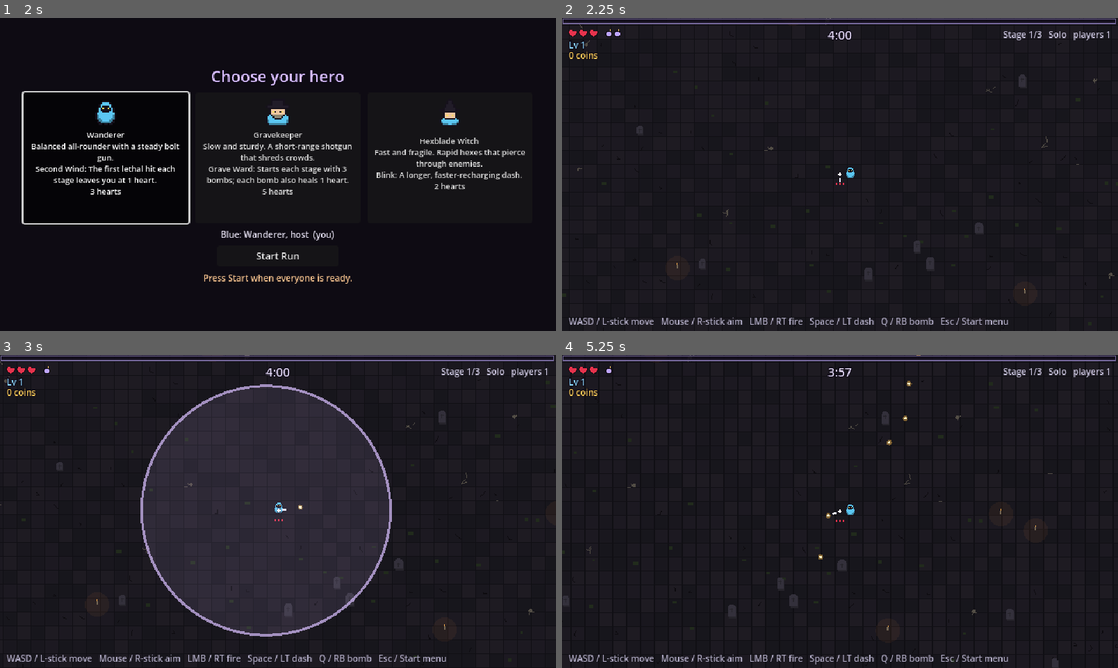
Above: before the commit, frames 1-4 (two rows, left to right).
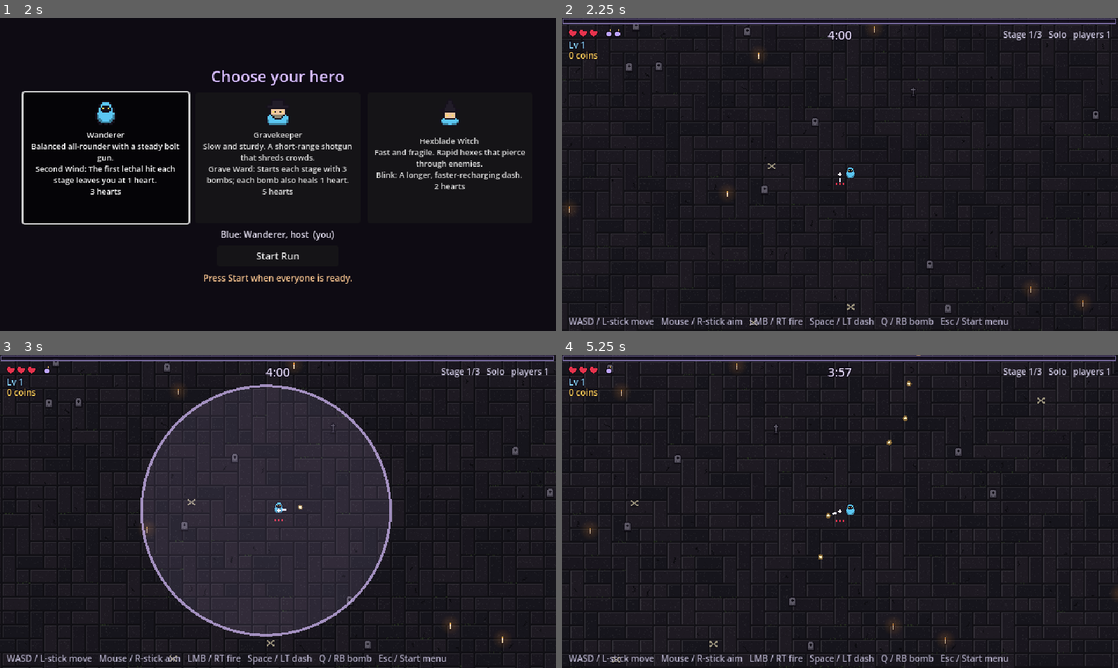
Above: after the commit, the same moments.

Repository: Tristan2828/GameTest
Game: Godot game, scene res://src/main/main.tscn
The game is run twice, just before and just after one commit, with the same random seed, the same clock (stepped at 60 frames per second) and the same inputs.
Inputs (mouse positions are in pixels of both pictures, inside the frame that each line leads up to):
- Up to frame 1 (2 s): click (278, 174) at 0.52 s; type "12" at 0.6 s; click "Play Solo" at 1.25 s
- Up to frame 2 (2.25 s): click "Start Run" at 2 s
- Up to frame 3 (3 s): tap Enter (ui_accept) at 2.75 s; move the mouse to (400, 495) at 2.77 s; hold D (move_right) from 2.78 s (still down); tap Q (bomb) at 2.85 s; click (400, 495) at 2.92 s
- Up to frame 4 (5.25 s): tap Enter (ui_accept) at 3.02 s; release D (move_right) at 3.5 s; drag from (728, 527) to (812, 574) at 3.52 s; move the mouse to (895, 442) at 4.27 s; press the mouse at (895, 442) at 4.28 s; hold D (move_right) 4.28-5 s; release the mouse at (895, 442) at 5 s; drag from (812, 574) to (673, 464) at 5.02 s

Frame 1 is identical in both runs. In frame 2, 7.6% of the frame differs, in the area x 0-100%, y 0-100%; in frame 3, 7.7%; in frame 4, 11%.

Commit message:
Pixel-art floors baked per stage
- FloorBaker paints each stage's floor into one image at stage start
  (~70 ms), drawn as a single texture; seeded, so identical on every peer
- Crypt: beveled stone slabs of mixed sizes, speckles, cracks, moss
- Marsh: murky mud from pixelated noise (hue-preserving shades),
  puddles with highlights, cobbles, moss tufts
- Cathedral: checkered marble with glowing ember cracks and a red carpet
  cross with gold edges and a diamond pattern
- Props are PixelArt sprites stamped with shadows and dimmed so they
  never compete with bullets/pickups: graves, crosses, bones, skull piles,
  candles and candelabras (with warm light), reeds, stumps, pews, pillars,
  rubble; brick walls with a lit edge
- Floor baker tests (168)

Co-Authored-By: Claude Opus 5.5 <noreply@anthropic.com>
Claude-Session: https://claude.ai/code/session_018FQUPVBgHcvQaDcZ2WmqYd

Diff:
--- a/src/arena/arena_floor.gd
+++ b/src/arena/arena_floor.gd
@@ -1,166 +1,23 @@
 class_name ArenaFloor
 extends Node2D
-## The arena's ground: dark stone tiles with seeded variation, cracks, moss, and
-## decorative graves, bones and candles. Purely visual (no collision).
-##
-## Drawn once and cached by Godot until queue_redraw(), so it costs nothing per
-## frame. A fixed seed means every player sees the same arena.
-
-const TILE: int = 16
-const GRAVE_COLOR: Color = Color(0.2, 0.19, 0.23)
-const GRAVE_SHADE_COLOR: Color = Color(0.15, 0.14, 0.17)
-const BONE_COLOR: Color = Color(0.32, 0.3, 0.27)
-const CANDLE_COLOR: Color = Color(0.45, 0.4, 0.33)
-const FLAME_COLOR: Color = Color(1.0, 0.7, 0.3)
-const GLOW_COLOR: Color = Color(1.0, 0.6, 0.25, 0.06)
-const PUDDLE_COLOR: Color = Color(0.05, 0.09, 0.08)
-const PUDDLE_SHINE_COLOR: Color = Color(0.2, 0.3, 0.28)
-const REED_COLOR: Color = Color(0.25, 0.3, 0.15)
-const PEW_COLOR: Color = Color(0.2, 0.11, 0.07)
-const PEW_TOP_COLOR: Color = Color(0.28, 0.16, 0.1)
-const PILLAR_COLOR: Color = Color(0.3, 0.24, 0.22)
-const PILLAR_SHADE_COLOR: Color = Color(0.18, 0.13, 0.12)
-const EMBER_COLOR: Color = Color(1.0, 0.55, 0.2)
-const EMBER_GLOW_COLOR: Color = Color(1.0, 0.35, 0.1, 0.07)
+## The arena's ground. FloorBaker paints each stage's floor (ground, props,
+## walls, candle light) into one image when the stage starts; this node just
+## draws that texture. A fixed seed per stage means every player sees the same
+## floor. Purely visual (no collision).
 
 @export var bounds: Rect2 = Rect2(0, 0, 1600, 1000)
 @export var seed_value: int = 1337
-@export var grave_count: int = 45
-@export var bone_count: int = 70
-@export var candle_count: int = 18
-## Keep decorations out of the middle so the spawn area stays clean.
-@export var clear_radius: float = 90.0
 
-var _stage: StageDef = null
+var _texture: ImageTexture = null
 
 
-## Repaint the floor for a stage (each stage has its own palette and props).
+## Repaint the floor for a stage.
 func apply_stage(stage: StageDef) -> void:
-	_stage = stage
+	var stage_seed := seed_value + maxi(Stages.ALL.find(stage), 0) * 7919
+	_texture = ImageTexture.create_from_image(FloorBaker.bake(stage, Vector2i(bounds.size), stage_seed))
 	queue_redraw()
 
 
 func _draw() -> void:
-	if _stage == null:
-		_stage = Stages.get_stage(1)
-	var rng := RandomNumberGenerator.new()
-	rng.seed = seed_value
-	_draw_tiles(rng)
-	match _stage.prop_style:
-		StageDef.PropStyle.MARSH:
-			for i: int in grave_count:
-				_draw_puddle(_prop_spot(rng), rng)
-			for i: int in bone_count:
-				_draw_reeds(_prop_spot(rng), rng)
-			for i: int in bone_count / 2:
-				_draw_bones(_prop_spot(rng), rng)
-		StageDef.PropStyle.CATHEDRAL:
-			for i: int in grave_count / 2:
-				_draw_pew(_prop_spot(rng), rng)
-			for i: int in grave_count / 3:
-				_draw_pillar_stump(_prop_spot(rng))
-			for i: int in bone_count:
-				_draw_ember(_prop_spot(rng))
-			for i: int in candle_count:
-				_draw_candle(_prop_spot(rng))
-		_:
-			for i: int in bone_count:
-				_draw_bones(_prop_spot(rng), rng)
-			for i: int in grave_count:
-				_draw_grave(_prop_spot(rng), rng)
-			for i: int in candle_count:
-				_draw_candle(_prop_spot(rng))
-	_draw_walls()
-
-
-func _draw_tiles(rng: RandomNumberGenerator) -> void:
-	draw_rect(bounds, _stage.grout_color)
-	for x: int in range(int(bounds.position.x), int(bounds.end.x), TILE):
-		for y: int in range(int(bounds.position.y), int(bounds.end.y), TILE):
-			var color: Color = _stage.stone_colors[rng.randi() % _stage.stone_colors.size()]
-			draw_rect(Rect2(x + 1, y + 1, TILE - 1, TILE - 1), color)
-			var roll := rng.randf()
-			if roll < 0.06:
-				# A crack: two short connected lines.
-				var a := Vector2(x + rng.randi_range(3, 12), y + rng.randi_range(3, 12))
-				var b := a + Vector2(rng.randi_range(-4, 4), rng.randi_range(2, 5))
-				var c := b + Vector2(rng.randi_range(-4, 4), rng.randi_range(-2, 3))
-				draw_line(a, b, _stage.crack_color)
-				draw_line(b, c, _stage.crack_color)
-			elif roll < 0.09:
-				draw_rect(Rect2(x + rng.randi_range(1, 9), y + rng.randi_range(1, 9), rng.randi_range(3, 6), rng.randi_range(2, 4)), _stage.moss_color)
-
-
-func _prop_spot(rng: RandomNumberGenerator) -> Vector2:
-	var inner := bounds.grow(-24.0)
-	for attempt: int in 10:
-		var spot := Vector2(rng.randf_range(inner.position.x, inner.end.x), rng.randf_range(inner.position.y, inner.end.y)).round()
-		if spot.distance_to(bounds.get_center()) > clear_radius:
-			return spot
-	return inner.position
-
-
-func _draw_grave(at: Vector2, rng: RandomNumberGenerator) -> void:
-	var width := rng.randi_range(7, 10)
-	var height := rng.randi_range(9, 13)
-	var top := at - Vector2(width / 2.0, height)
-	draw_rect(Rect2(top + Vector2(1, 2), Vector2(width, height)), GRAVE_SHADE_COLOR)
-	draw_rect(Rect2(top + Vector2(0, 2), Vector2(width, height - 2)), GRAVE_COLOR)
-	draw_circle(top + Vector2(width / 2.0, 3), width / 2.0, GRAVE_COLOR)
-	if rng.randf() < 0.5:
-		draw_rect(Rect2(top + Vector2(width / 2.0 - 0.5, 3), Vector2(1, 5)), GRAVE_SHADE_COLOR)
-		draw_rect(Rect2(top + Vector2(width / 2.0 - 2, 4), Vector2(4, 1)), GRAVE_SHADE_COLOR)
-
-
-func _draw_bones(at: Vector2, rng: RandomNumberGenerator) -> void:
-	for i: int in rng.randi_range(1, 3):
-		var direction := Vector2.from_angle(rng.randf() * TAU)
-		var start := at + Vector2(rng.randi_range(-3, 3), rng.randi_range(-3, 3))
-		draw_line(start, start + direction * rng.randi_range(4, 7), BONE_COLOR)
-	if rng.randf() < 0.25:
-		draw_circle(at + Vector2(3, -2), 2.0, BONE_COLOR)
-
-
-func _draw_candle(at: Vector2) -> void:
-	draw_circle(at, 14.0, GLOW_COLOR)
-	draw_rect(Rect2(at + Vector2(-1, -4), Vector2(2, 4)), CANDLE_COLOR)
-	draw_rect(Rect2(at + Vector2(-0.5, -6), Vector2(1, 2)), FLAME_COLOR)
-
-
-func _draw_puddle(at: Vector2, rng: RandomNumberGenerator) -> void:
-	var size := Vector2(rng.randi_range(10, 22), rng.randi_range(5, 10))
-	draw_rect(Rect2(at - size / 2.0, size), PUDDLE_COLOR)
-	draw_rect(Rect2(at - size / 2.0 + Vector2(2, 1), Vector2(size.x * 0.4, 1)), PUDDLE_SHINE_COLOR)
-
-
-func _draw_reeds(at: Vector2, rng: RandomNumberGenerator) -> void:
-	for i: int in rng.randi_range(2, 4):
-		var base := at + Vector2(i * 2 - 3, 0)
-		draw_line(base, base + Vector2(rng.randi_range(-2, 2), -rng.randi_range(5, 9)), REED_COLOR)
-
-
-func _draw_pew(at: Vector2, rng: RandomNumberGenerator) -> void:
-	var width := rng.randi_range(18, 30)
-	draw_rect(Rect2(at + Vector2(-width / 2.0, -3), Vector2(width, 5)), PEW_COLOR)
-	draw_rect(Rect2(at + Vector2(-width / 2.0, -5), Vector2(width, 2)), PEW_TOP_COLOR)
-
-
-func _draw_pillar_stump(at: Vector2) -> void:
-	draw_circle(at + Vector2(1, 1), 7.0, PILLAR_SHADE_COLOR)
-	draw_circle(at, 7.0, PILLAR_COLOR)
-	draw_circle(at, 4.0, PILLAR_SHADE_COLOR)
-
-
-func _draw_ember(at: Vector2) -> void:
-	draw_circle(at, 6.0, EMBER_GLOW_COLOR)
-	draw_rect(Rect2(at, Vector2(1, 1)), EMBER_COLOR)
-
-
-func _draw_walls() -> void:
-	var thickness := 6.0
-	var outer := bounds.grow(thickness)
-	draw_rect(Rect2(outer.position, Vector2(outer.size.x, thickness)), _stage.wall_color)
-	draw_rect(Rect2(Vector2(outer.position.x, bounds.end.y), Vector2(outer.size.x, thickness)), _stage.wall_color)
-	draw_rect(Rect2(outer.position, Vector2(thickness, outer.size.y)), _stage.wall_color)
-	draw_rect(Rect2(Vector2(bounds.end.x, outer.position.y), Vector2(thickness, outer.size.y)), _stage.wall_color)
-	draw_rect(bounds, _stage.wall_edge_color, false, 1.0)
+	if _texture != null:
+		draw_texture(_texture, bounds.position - Vector2(FloorBaker.WALL, FloorBaker.WALL))
--- /dev/null
+++ b/src/arena/floor_baker.gd
@@ -0,0 +1,263 @@
+class_name FloorBaker
+extends RefCounted
+## Paints a stage's whole floor into one image, once per stage: pixel-art
+## ground, walls, props with shadows, and warm candle light. The arena then
+## draws that single texture every frame, which costs almost nothing.
+##
+## Everything comes from a seeded random generator, so every peer bakes the
+## identical floor without any network traffic.
+
+const TILE: int = 16
+## Wall thickness around the play area, in pixels.
+const WALL: int = 6
+## Keep props out of the middle, where everyone spawns.
+const CLEAR_RADIUS: float = 90.0
+const SHADOW_COLOR: Color = Color(0.0, 0.0, 0.0, 0.35)
+## Props are dimmed so they never compete with bullets and pickups for attention.
+const PROP_BRIGHTNESS: float = 0.72
+const CANDLE_GLOW: Color = Color(1.0, 0.62, 0.25)
+const CARPET_COLOR: Color = Color(0.33, 0.07, 0.09)
+const CARPET_EDGE_COLOR: Color = Color(0.72, 0.52, 0.2)
+const WATER_COLOR: Color = Color(0.07, 0.12, 0.12)
+const WATER_SHINE_COLOR: Color = Color(0.22, 0.34, 0.33)
+## Width of the Cathedral's carpet aisles.
+const AISLE: int = 48
+
+
+## The floor for `stage`, covering `size` plus the wall border on every side.
+static func bake(stage: StageDef, size: Vector2i, seed_value: int) -> Image:
+	var rng := RandomNumberGenerator.new()
+	rng.seed = seed_value
+	var image := Image.create(size.x + WALL * 2, size.y + WALL * 2, false, Image.FORMAT_RGBA8)
+	var area := Rect2i(Vector2i(WALL, WALL), size)
+	image.fill_rect(area, stage.grout_color)
+	match stage.prop_style:
+		StageDef.PropStyle.MARSH:
+			_marsh_ground(image, area, stage, rng)
+		StageDef.PropStyle.CATHEDRAL:
+			_cathedral_ground(image, area, stage, rng)
+		_:
+			_crypt_ground(image, area, stage, rng)
+	_props(image, area, stage, rng)
+	_walls(image, area, stage)
+	return image
+
+
+# --- Ground ------------------------------------------------------------------
+
+## Stone slabs of mixed sizes (1x1, 2x1, 1x2 tiles) with bevels, cracks and moss.
+static func _crypt_ground(image: Image, area: Rect2i, stage: StageDef, rng: RandomNumberGenerator) -> void:
+	var columns := area.size.x / TILE
+	var rows := area.size.y / TILE
+	var taken := PackedByteArray()
+	taken.resize(columns * rows)
+	for row: int in rows:
+		for column: int in columns:
+			if taken[row * columns + column] != 0:
+				continue
+			var span := Vector2i(1, 1)
+			var roll := rng.randf()
+			if roll < 0.35 and column + 1 < columns and taken[row * columns + column + 1] == 0:
+				span = Vector2i(2, 1)
+			elif roll < 0.5 and row + 1 < rows:
+				span = Vector2i(1, 2)
+			for dy: int in span.y:
+				for dx: int in span.x:
+					taken[(row + dy) * columns + column + dx] = 1
+			var rect := Rect2i(area.position + Vector2i(column, row) * TILE, span * TILE)
+			var base := _pick(stage.stone_colors, rng)
+			_slab(image, rect, base, stage, rng, 0.15, 0.1)
+
+
+## Blotchy mud from pixelated noise, murky puddles, and the odd cobblestone.
+static func _marsh_ground(image: Image, area: Rect2i, stage: StageDef, rng: RandomNumberGenerator) -> void:
+	var noise := FastNoiseLite.new()
+	noise.seed = rng.randi()
+	noise.frequency = 0.012
+	var block := 4
+	# Five mud shades: the stage's mid color scaled darker/brighter (keeps its hue).
+	var shades: Array[Color] = []
+	var base: Color = stage.stone_colors[1]
+	for i: int in 5:
+		var k := 0.8 + 0.14 * i
+		shades.append(Color(base.r * k, base.g * k, base.b * k))
+	for y: int in range(0, area.size.y, block):
+		for x: int in range(0, area.size.x, block):
+			var value := noise.get_noise_2d(x, y) * 0.5 + 0.5 + rng.randf_range(-0.03, 0.03)
+			var index := clampi(int(value * shades.size()), 0, shades.size() - 1)
+			image.fill_rect(Rect2i(area.position + Vector2i(x, y), Vector2i(block, block)), shades[index])
+	for i: int in 45:
+		var center := _random_point(area, rng, 0.0)
+		_puddle(image, center, Vector2i(rng.randi_range(10, 26), rng.randi_range(5, 10)))
+	for i: int in 160:
+		var at := _random_point(area, rng, 0.0)
+		var rect := Rect2i(at, Vector2i(rng.randi_range(5, 8), rng.randi_range(4, 6)))
+		_slab(image, rect, stage.stone_colors[stage.stone_colors.size() - 1].lightened(0.15), stage, rng, 0.0, 0.0)
+	for i: int in 260:
+		var at := _random_point(area, rng, 0.0)
+		image.fill_rect(Rect2i(at, Vector2i(rng.randi_range(1, 3), 1)), stage.moss_color)
+
+
+## Checkered marble with glowing ember cracks, and a red carpet cross.
+static func _cathedral_ground(image: Image, area: Rect2i, stage: StageDef, rng: RandomNumberGenerator) -> void:
+	var big := TILE * 2
+	for row: int in area.size.y / big + 1:
+		for column: int in area.size.x / big + 1:
+			var rect := Rect2i(area.position + Vector2i(column, row) * big, Vector2i(big, big)).intersection(area)
+			if rect.size.x <= 2 or rect.size.y <= 2:
+				continue
+			var light := (row + column) % 2 == 0
+			var base: Color = stage.stone_colors[3 if light else 0]
+			_slab(image, rect, base, stage, rng, 0.2, 0.0, true)
+	var middle := area.get_center()
+	_carpet(image, Rect2i(Vector2i(middle.x - AISLE / 2, area.position.y), Vector2i(AISLE, area.size.y)))
+	_carpet(image, Rect2i(Vector2i(area.position.x, middle.y - AISLE / 2), Vector2i(area.size.x, AISLE)))
+
+
+## One beveled stone slab with speckles, maybe a crack and some moss.
+## `glowing_cracks` paints the stage's accent color along cracks (embers).
+static func _slab(image: Image, rect: Rect2i, base: Color, stage: StageDef, rng: RandomNumberGenerator,
+		crack_chance: float, moss_chance: float, glowing_cracks: bool = false) -> void:
+	var inner := Rect2i(rect.position, rect.size - Vector2i(1, 1))
+	if inner.size.x <= 0 or inner.size.y <= 0:
+		return
+	image.fill_rect(inner, base)
+	var light := base.lightened(0.09)
+	var dark := base.darkened(0.25)
+	image.fill_rect(Rect2i(inner.position, Vector2i(inner.size.x, 1)), light)
+	image.fill_rect(Rect2i(inner.position, Vector2i(1, inner.size.y)), light)
+	image.fill_rect(Rect2i(inner.position + Vector2i(0, inner.size.y - 1), Vector2i(inner.size.x, 1)), dark)
+	image.fill_rect(Rect2i(inner.position + Vector2i(inner.size.x - 1, 0), Vector2i(1, inner.size.y)), dark)
+	for i: int in inner.get_area() / 14:
+		var at := inner.position + Vector2i(rng.randi_range(1, inner.size.x - 2), rng.randi_range(1, inner.size.y - 2))
+		image.set_pixelv(at, base.lightened(0.05) if rng.randf() < 0.5 else base.darkened(0.1))
+	if rng.randf() < crack_chance:
+		var at := inner.position + Vector2i(rng.randi_range(2, inner.size.x - 3), rng.randi_range(2, inner.size.y - 3))
+		for step: int in rng.randi_range(5, 12):
+			if not inner.grow(-1).has_point(at):
+				break
+			image.set_pixelv(at, stage.moss_color if glowing_cracks and step % 3 == 0 else stage.crack_color)
+			at += Vector2i(rng.randi_range(-1, 1), rng.randi_range(0, 1))
+	if rng.randf() < moss_chance:
+		for i: int in rng.randi_range(3, 8):
+			var at := Vector2i(rect.position.x + rng.randi_range(0, rect.size.x - 1), rect.end.y - 1 - rng.randi_range(0, 1))
+			image.set_pixelv(at, stage.moss_color)
+
+
+static func _puddle(image: Image, center: Vector2i, radius: Vector2i) -> void:
+	for dy: int in range(-radius.y, radius.y + 1):
+		var half := int(radius.x * sqrt(maxf(1.0 - float(dy * dy) / float(radius.y * radius.y), 0.0)))
+		var span := Rect2i(Vector2i(center.x - half, center.y + dy), Vector2i(half * 2, 1))
+		image.fill_rect(span.intersection(Rect2i(Vector2i.ZERO, image.get_size())), WATER_COLOR)
+	image.fill_rect(Rect2i(center + Vector2i(-radius.x / 2, -radius.y / 2), Vector2i(maxi(radius.x / 2, 2), 1)), WATER_SHINE_COLOR)
+
+
+static func _carpet(image: Image, rect: Rect2i) -> void:
+	image.fill_rect(rect, CARPET_COLOR)
+	var vertical := rect.size.y > rect.size.x
+	var edge := Vector2i(2, rect.size.y) if vertical else Vector2i(rect.size.x, 2)
+	var far := Vector2i(rect.size.x - 4, 0) if vertical else Vector2i(0, rect.size.y - 4)
+	image.fill_rect(Rect2i(rect.position + (Vector2i(2, 0) if vertical else Vector2i(0, 2)), edge), CARPET_EDGE_COLOR)
+	image.fill_rect(Rect2i(rect.position + far, edge), CARPET_EDGE_COLOR)
+	# A simple repeating diamond pattern down the middle.
+	var length := rect.size.y if vertical else rect.size.x
+	var middle := rect.get_center()
+	for along: int in range(8, length, 16):
+		var at := Vector2i(middle.x, rect.position.y + along) if vertical else Vector2i(rect.position.x + along, middle.y)
+		for d: int in 3:
+			for side: Vector2i in [Vector2i(d, 2 - d), Vector2i(-d, 2 - d), Vector2i(d, d - 2), Vector2i(-d, d - 2)]:
+				image.set_pixelv(at + side, CARPET_EDGE_COLOR.darkened(0.2))
+
+
+# --- Props -------------------------------------------------------------------
+
+static func _props(image: Image, area: Rect2i, stage: StageDef, rng: RandomNumberGenerator) -> void:
+	var placements: Array[Array] = []
+	match stage.prop_style:
+		StageDef.PropStyle.MARSH:
+			placements = [["reeds", 70], ["stump", 14], ["bones", 22], ["skull_pile", 6], ["grave_cross", 8]]
+		StageDef.PropStyle.CATHEDRAL:
+			placements = [["pew", 22], ["pillar_stump", 14], ["candelabra", 16], ["rubble", 30], ["skull_pile", 6]]
+		_:
+			placements = [["grave", 36], ["grave_cross", 16], ["bones", 30], ["skull_pile", 12], ["candle", 22]]
+	for placement: Array in placements:
+		var sprite: String = placement[0]
+		for i: int in placement[1]:
+			var at := _random_point(area.grow(-20), rng, CLEAR_RADIUS)
+			if stage.prop_style == StageDef.PropStyle.CATHEDRAL and _on_aisle(at, area):
+				continue
+			var lit := sprite == "candle" or sprite == "candelabra"
+			_stamp(image, sprite, at, 1.0 if lit else PROP_BRIGHTNESS)
+			if lit:
+				_glow(image, at, 18 if sprite == "candelabra" else 12)
+
+
+## Draws a sprite with a soft shadow under it; `at` is its bottom-middle.
+static func _stamp(image: Image, sprite: String, at: Vector2i, brightness: float = 1.0) -> void:
+	var sprite_image := PixelArt.texture(sprite).get_image()
+	if brightness < 1.0:
+		sprite_image = sprite_image.duplicate()
+		for y: int in sprite_image.get_height():
+			for x: int in sprite_image.get_width():
+				var pixel := sprite_image.get_pixel(x, y)
+				if pixel.a > 0.0:
+					sprite_image.set_pixel(x, y, Color(pixel.r * brightness, pixel.g * brightness, pixel.b * brightness, pixel.a))
+	var size := sprite_image.get_size()
+	for dx: int in range(-size.x / 2, size.x / 2 + 1):
+		var shadow_at := at + Vector2i(dx, 0)
+		if Rect2i(Vector2i.ZERO, image.get_size()).has_point(shadow_at):
+			image.set_pixelv(shadow_at, image.get_pixelv(shadow_at).blend(SHADOW_COLOR))
+	image.blend_rect(sprite_image, Rect2i(Vector2i.ZERO, size), at - Vector2i(size.x / 2, size.y))
+
+
+## Warm light around a flame (brightens the floor, strongest in the middle).
+static func _glow(image: Image, at: Vector2i, radius: int) -> void:
+	var center := at - Vector2i(0, 6)
+	for dy: int in range(-radius, radius + 1):
+		for dx: int in range(-radius, radius + 1):
+			var distance := sqrt(float(dx * dx + dy * dy)) / radius
+			if distance >= 1.0:
+				continue
+			var point := center + Vector2i(dx, dy)
+			if not Rect2i(Vector2i.ZERO, image.get_size()).has_point(point):
+				continue
+			var strength := (1.0 - distance) * 0.18
+			image.set_pixelv(point, image.get_pixelv(point).lerp(CANDLE_GLOW, strength))
+
+
+# --- Walls -------------------------------------------------------------------
+
+static func _walls(image: Image, area: Rect2i, stage: StageDef) -> void:
+	var full := Rect2i(Vector2i.ZERO, image.get_size())
+	var mortar := stage.wall_color.darkened(0.35)
+	for y: int in full.size.y:
+		for x: int in full.size.x:
+			if area.has_point(Vector2i(x, y)):
+				continue
+			# Little bricks: a mortar line every 3 rows, joints offset per row.
+			var is_mortar := y % 3 == 2 or (x + (y / 3) * 4) % 8 == 0
+			image.set_pixel(x, y, mortar if is_mortar else stage.wall_color)
+	var edge := area.grow(1)
+	image.fill_rect(Rect2i(edge.position, Vector2i(edge.size.x, 1)), stage.wall_edge_color)
+	image.fill_rect(Rect2i(edge.position, Vector2i(1, edge.size.y)), stage.wall_edge_color)
+	image.fill_rect(Rect2i(Vector2i(edge.position.x, edge.end.y - 1), Vector2i(edge.size.x, 1)), stage.wall_edge_color)
+	image.fill_rect(Rect2i(Vector2i(edge.end.x - 1, edge.position.y), Vector2i(1, edge.size.y)), stage.wall_edge_color)
+
+
+# --- Helpers -----------------------------------------------------------------
+
+static func _pick(colors: Array[Color], rng: RandomNumberGenerator) -> Color:
+	return colors[rng.randi() % colors.size()]
+
+
+static func _random_point(area: Rect2i, rng: RandomNumberGenerator, keep_clear: float) -> Vector2i:
+	for attempt: int in 10:
+		var point := Vector2i(rng.randi_range(area.position.x, area.end.x - 1), rng.randi_range(area.position.y, area.end.y - 1))
+		if Vector2(point).distance_to(Vector2(area.get_center())) > keep_clear:
+			return point
+	return area.position
+
+
+static func _on_aisle(point: Vector2i, area: Rect2i) -> bool:
+	var middle := area.get_center()
+	return absi(point.x - middle.x) < AISLE / 2 + 12 or absi(point.y - middle.y) < AISLE / 2 + 12
--- a/src/art/pixel_art.gd
+++ b/src/art/pixel_art.gd
@@ -44,6 +44,10 @@
 	"x": Color(0.13, 0.11, 0.16),
 	"f": Color(0.93, 0.78, 0.63),
 	"F": Color(0.72, 0.55, 0.42),
+	"q": Color(0.5, 0.48, 0.55),
+	"G": Color(0.34, 0.32, 0.38),
+	"c": Color(0.42, 0.27, 0.16),
+	"C": Color(0.27, 0.16, 0.09),
 }
 
 const SPRITES: Dictionary[String, Array] = {
@@ -369,6 +373,127 @@
 		"kbbbbk",
 		".kwwk.",
 		"..kk..",
+	],
+	"grave": [
+		"..kkkkk..",
+		".kqqqqGk.",
+		"kqqqqqqGk",
+		"kqqqkqqGk",
+		"kqqkkkqGk",
+		"kqqqkqqGk",
+		"kqqqqqqGk",
+		"kqqqqqqGk",
+		"kqGqqqGGk",
+		"kGGGGGGGk",
+		"kkkkkkkkk",
+	],
+	"grave_cross": [
+		"..kkk..",
+		"..kqk..",
+		"kkkqkkk",
+		"kqqqqGk",
+		"kkkqkkk",
+		"..kqk..",
+		"..kqk..",
+		"..kqk..",
+		"..kGk..",
+		".kkGkk.",
+		".kGGGk.",
+		".kkkkk.",
+	],
+	"bones": [
+		"bb.....bb",
+		"bbb...bbb",
+		"..bb.bb..",
+		"...bbb...",
+		"..bb.bb..",
+		"bbb...bbb",
+		"bb.....bb",
+	],
+	"skull_pile": [
+		"...kkk...",
+		"..kbbbk..",
+		"..kbkbk..",
+		".kkkbkkk.",
+		"kbbbkbbbk",
+		"kbkbkbkbk",
+		".kkk.kkk.",
+	],
+	"candle": [
+		".y.",
+		".o.",
+		"kwk",
+		"kwk",
+		"kbk",
+		"kbk",
+		"kbk",
+		"kkk",
+	],
+	"reeds": [
+		"...O...",
+		".O.O...",
+		".O.On.O",
+		".n.nn.O",
+		".n.n..n",
+		"nn.n.nn",
+		".n.nn.n",
+		".nnn.n.",
+		"..nnnn.",
+		"...nn..",
+	],
+	"stump": [
+		"..kkkkkk..",
+		".kccCccck.",
+		"kcCccccCck",
+		"kCccccccck",
+		"kCCcccccCk",
+		"kkCCCCCCkk",
+		"k.kk..kk.k",
+	],
+	"pew": [
+		"kkkkkkkkkkkkkkkkkkkkkkkk",
+		"kcccccccccccccccccccccck",
+		"kCCCCCCCCCCCCCCCCCCCCCCk",
+		"kkkkkkkkkkkkkkkkkkkkkkkk",
+		"kcccccccccccccccccccccck",
+		"kCCCCCCCCCCCCCCCCCCCCCCk",
+		"kkkkkkkkkkkkkkkkkkkkkkkk",
+		".kk..................kk.",
+	],
+	"pillar_stump": [
+		"...kkkkkk...",
+		".kkqqqqqGkk.",
+		"kqqqqqqqqqGk",
+		"kGqqqqqqqGGk",
+		"kkGGGGGGGGkk",
+		".kqqGqqGqqk.",
+		".kqqGqqGqqk.",
+		".kqqGqqGqqk.",
+		".kqqGqqGqGk.",
+		"kkGGGGGGGGkk",
+		"kGGGGGGGGGGk",
+		"kkkkkkkkkkkk",
+	],
+	"candelabra": [
+		"y...y...y",
+		"o...o...o",
+		"w...w...w",
+		"g...g...g",
+		"g...g...g",
+		"gg..g..gg",
+		".ggggggg.",
+		"....g....",
+		"....g....",
+		"...ggg...",
+		"..ggggg..",
+		"..kkkkk..",
+	],
+	"rubble": [
+		"..kk....",
+		".kqGk.kk",
+		"kqqGkkGk",
+		"kGGkkqGk",
+		".kk..kk.",
 	],
 }
 
--- /dev/null
+++ b/tests/unit/test_floor_baker.gd
@@ -0,0 +1,30 @@
+extends GutTest
+
+const SIZE: Vector2i = Vector2i(320, 200)
+
+
+func test_same_seed_bakes_the_same_floor_for_every_peer() -> void:
+	for stage: StageDef in Stages.ALL:
+		var a := FloorBaker.bake(stage, SIZE, 42)
+		var b := FloorBaker.bake(stage, SIZE, 42)
+		assert_eq(a.get_data(), b.get_data(), stage.title)
+
+
+func test_floor_includes_the_wall_border() -> void:
+	var image := FloorBaker.bake(Stages.get_stage(1), SIZE, 1)
+	assert_eq(image.get_size(), SIZE + Vector2i(FloorBaker.WALL, FloorBaker.WALL) * 2)
+
+
+func test_each_stage_looks_different() -> void:
+	var crypt := FloorBaker.bake(Stages.get_stage(1), SIZE, 7).get_pixel(40, 40)
+	var marsh := FloorBaker.bake(Stages.get_stage(2), SIZE, 7).get_pixel(40, 40)
+	var cathedral := FloorBaker.bake(Stages.get_stage(3), SIZE, 7).get_pixel(40, 40)
+	assert_ne(crypt, marsh)
+	assert_ne(marsh, cathedral)
+
+
+func test_floor_has_no_holes() -> void:
+	var image := FloorBaker.bake(Stages.get_stage(2), SIZE, 3)
+	for y: int in range(0, image.get_height(), 7):
+		for x: int in range(0, image.get_width(), 7):
+			assert_eq(image.get_pixel(x, y).a, 1.0, "transparent pixel at %d,%d" % [x, y])
Not shown, added: src/arena/floor_baker.gd.uid
Not shown, added: tests/unit/test_floor_baker.gd.uid
Not shown, changed: CLAUDE.md
